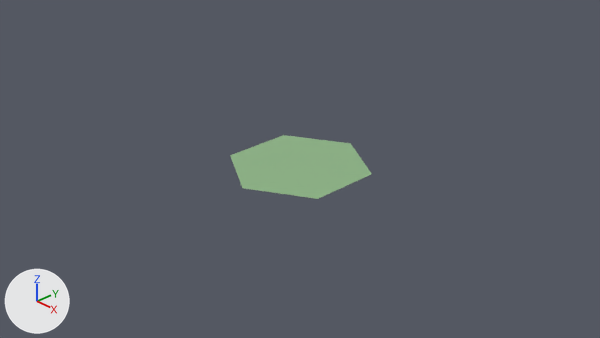
A saved change to the Blender file Art/hex/hex_v2.blend.
Camera for both pictures: the file's camera 'Camera'. The axes (+X, +Y, +Z) are drawn at lower left. The lights are the same throughout. The same objects are shown in both versions, whatever each file hides.

In view in the first picture: 'Plane.0.', '_base'.
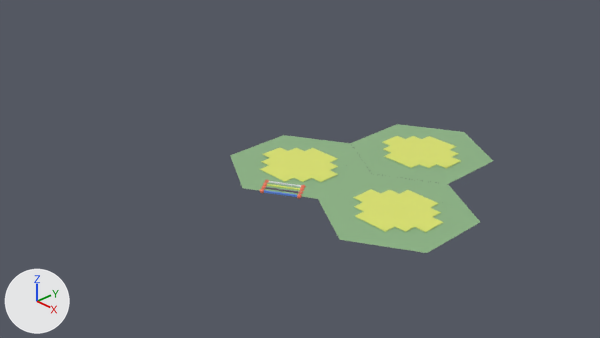
What differs and where, as boxes (x1, y1, x2, y2) in the pictures (600 x 338 px):
'base', added
    after: (318, 174, 480, 253)
'base.001', added
    after: (351, 124, 493, 184)
'Cube.001', added (yellow)
    after: (260, 147, 338, 182)
'Sphere.004', added
    after: (260, 189, 302, 199)
'Sphere.001', added
    after: (263, 183, 304, 191)
'Sphere.002', added
    after: (264, 180, 306, 188)
'Sphere.003', added
    after: (261, 186, 303, 194)
'Plane.0.', unchanged, covered by the edit
    both: (252, 144, 348, 187)

The change, as a list of edits to the scene's bpy script:
```text
Add me_plane_001:
    me_plane_001.from_pydata([(0.0, 0.0, 0.0), (2.0, 0.0, 0.0), (0.0, 2.0, 0.0), (2.0, 2.0, 0.0)], [], [(0, 1, 3, 2)])
Add col_base:
    col_base = bpy.data.collections.new('base')
    col_base.objects.link(ob_base)
    col_base.objects.link(ob_plane_0)
    col_base.objects.link(ob_grid_base)
    col_base.objects.link(ob_plane)
    col_base.objects.link(ob_cube_001)
    col_base.objects.link(ob_cube_002)
    col_base.objects.link(ob_cube_003)
Add ob_base_001_1:
    ob_base_001_1 = bpy.data.objects.new('base.001', None)
    ob_base_001_1.location = (0.866, 1.503, 0.0)
    ob_base_001_1.instance_type = 'COLLECTION'
    ob_base_001_1.instance_collection = col_base
Add ob_grid_base:
    ob_grid_base = bpy.data.objects.new('GRID_base', me_cube)  # a box spanning x 0.0..2.0, y 0.0..2.0, z -0.05..-0.01; modifiers ARRAY, ARRAY
    ob_grid_base.location = (-0.883, -1.0, 0.0)
    ob_grid_base.scale = (0.0835, 0.0835, 0.0835)
Add ob_plane:
    ob_plane = bpy.data.objects.new('Plane', me_plane_001)
    ob_plane.location = (-0.866, -0.866, 0.0)
    ob_plane.scale = (0.866, 0.866, 0.866)
Add ob_cube_002:
    ob_cube_002 = bpy.data.objects.new('Cube.002', me_cube_007)  # 272 vertices, 204 faces; spans x 1.7..19.4, y 2.1..21.8, z 0.0; in mat_side (red #f37c60)
    ob_cube_002.location = (-0.883, -1.0, 0.0109)
    ob_cube_002.scale = (0.0835, 0.0835, 0.0835)
Add ob_cube_003:
    ob_cube_003 = bpy.data.objects.new('Cube.003', me_cube_013)  # 80 vertices, 60 faces; spans x 3.7..17.5, y 4.1..19.9, z 0.0; in mat_base (yellow #e0e76f)
    ob_cube_003.location = (-0.883, -1.0, 0.0109)
    ob_cube_003.scale = (0.0835, 0.0835, 0.0835)
Add ob_cube_001:
    ob_cube_001 = bpy.data.objects.new('Cube.001', me_cube_001)  # 240 vertices, 180 faces; spans x 3.69..17.47, y 6.07..17.89, z -0.05..-0.01; in mat_base (yellow #e0e76f)
    ob_cube_001.location = (-0.883, -1.0, 0.011)
    ob_cube_001.scale = (0.0835, 0.0835, 0.0835)
Add ob_base_1:
    ob_base_1 = bpy.data.objects.new('base', None)
    ob_base_1.location = (1.732, 0.0, 0.0)
    ob_base_1.instance_type = 'COLLECTION'
    ob_base_1.instance_collection = col_base
Add ob_sphere_004:
    ob_sphere_004 = bpy.data.objects.new('Sphere.004', me_sphere_004)  # 972 vertices, 1030 faces; spans x -15.3..1.0, y -9.2..1.0, z -1.0..1.0; in mat_side (red #f37c60), mat_water (blue #608ce7)
    ob_sphere_004.location = (0.658, -0.62, 0.0)
    ob_sphere_004.scale = (0.03, 0.03, 0.03)
Add ob_sphere_003:
    ob_sphere_003 = bpy.data.objects.new('Sphere.003', me_sphere_003)  # 972 vertices, 1030 faces; spans x -15.3..1.0, y -9.2..1.0, z -1.0..1.0; in mat_side (red #f37c60), mat_railway (dark purple #64566e)
    ob_sphere_003.location = (0.608, -0.55, 0.0)
    ob_sphere_003.scale = (0.03, 0.03, 0.03)
Add ob_sphere_002:
    ob_sphere_002 = bpy.data.objects.new('Sphere.002', me_sphere_002)  # 972 vertices, 1030 faces; spans x -15.3..1.0, y -9.2..1.0, z -1.0..1.0; in mat_side (red #f37c60), mat_walls (white #e7e7e7)
    ob_sphere_002.location = (0.508, -0.41, 0.0)
    ob_sphere_002.scale = (0.03, 0.03, 0.03)
Add ob_sphere_001:
    ob_sphere_001 = bpy.data.objects.new('Sphere.001', me_sphere_001)  # 972 vertices, 1030 faces; spans x -15.3..1.0, y -9.2..1.0, z -1.0..1.0; in mat_side (red #f37c60), mat_base (yellow #e0e76f)
    ob_sphere_001.location = (0.558, -0.48, 0.0)
    ob_sphere_001.scale = (0.03, 0.03, 0.03)
```
